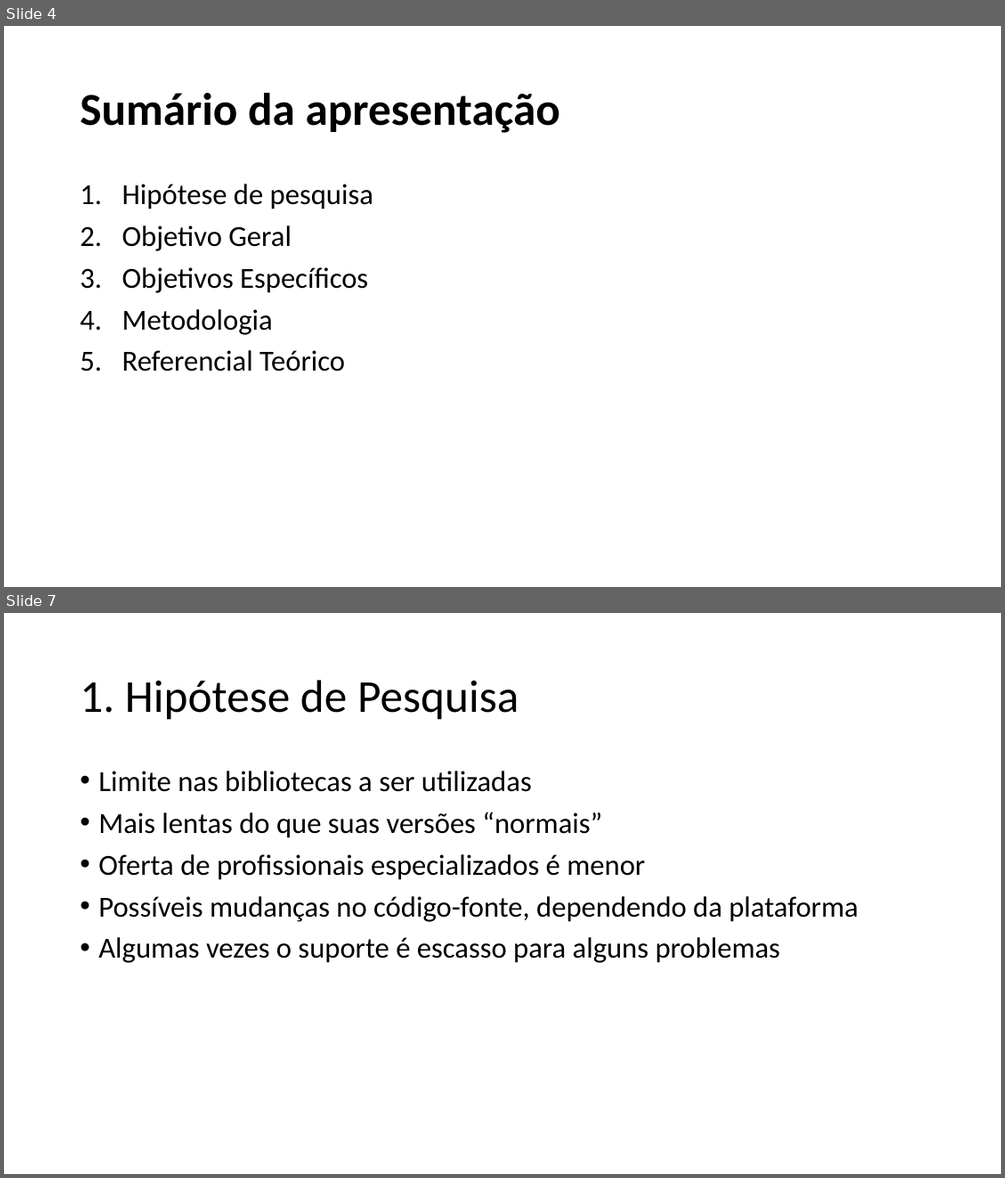
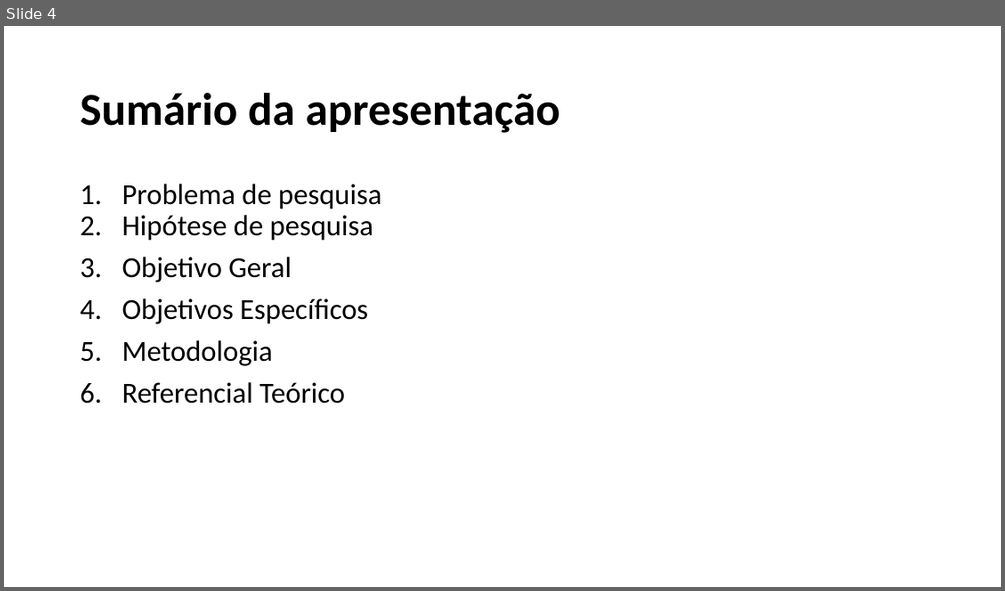
Before and after one commit to ricardopetrere/TCC_FTT, a slide deck: documentos/Apresentação_22_09.pptx. Shown one above the other, each under a label of ours: slides 4 and 7 before the commit, slide 4 after it; the slides between them are not shown. The pictures are 1005x1178 and 1005x591 pixels, drawn with LibreOffice and Linux fonts; fonts in the diff are those of the drawing. Boxes give left, top, right and bottom in pixels: in the first picture for what was removed or moved away, otherwise in the second. Text is boxed around its words. In the diff, an @@ line names an element or a change of style, - is before the commit and + after.

```diff
--- a/documentos/Apresentação_22_09.pptx
+++ b/documentos/Apresentação_22_09.pptx
@@ slide 7 removed at (x1=4, y1=613, x2=1001, y2=1174), background #FFFFFF @@
@@ title removed at (x1=80, y1=680, x2=518, y2=720) @@
-1. Hipótese de Pesquisa
@@ text removed at (x1=98, y1=771, x2=858, y2=963) @@
-• Limite nas bibliotecas a ser utilizadas
-• Mais lentas do que suas versões “normais”
-• Oferta de profissionais especializados é menor
-• Possíveis mudanças no código-fonte, dependendo da plataforma
-• Algumas vezes o suporte é escasso para alguns problemas
@@ slide 4 changed as well @@
@@ text at (x1=122, y1=184, x2=381, y2=209): paragraph added @@
+1. Problema de pesquisa
@@ text at (x1=122, y1=215, x2=373, y2=403): less space between paragraphs @@
```
Also in this commit, not shown: 10 other slides changed, 6 slides added, 1 other slide removed.
